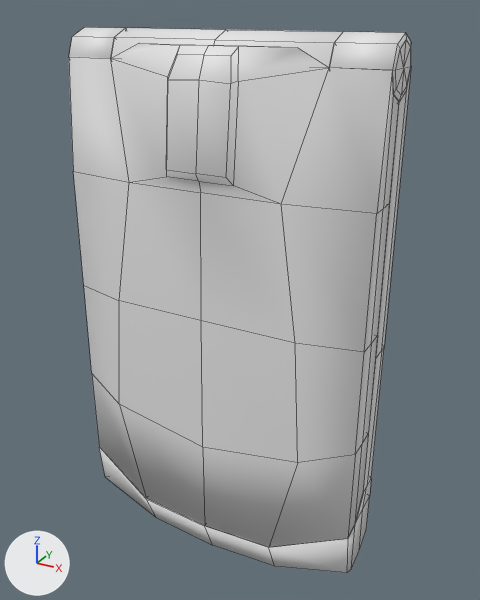
Two versions of the FBX model ProjectFlipRazr_main/Assets/3D/Models/Kimmie Reid/Flip Razor.fbx, one commit apart.
Before and after are seen from a 50 mm lens placed at (0.1002, -0.1881, 0.1869), pointed at (0.0032, -0.0117, 0.0987). Lighting does not change. The marker at lower left points along +X, +Y and +Z. Mesh edges are drawn as thin lines. Where no turn or scale is listed for an object, it has been applied to the vertices.

The first picture shows 'Flip Phone Bottom', 'Flip Phone Top'.
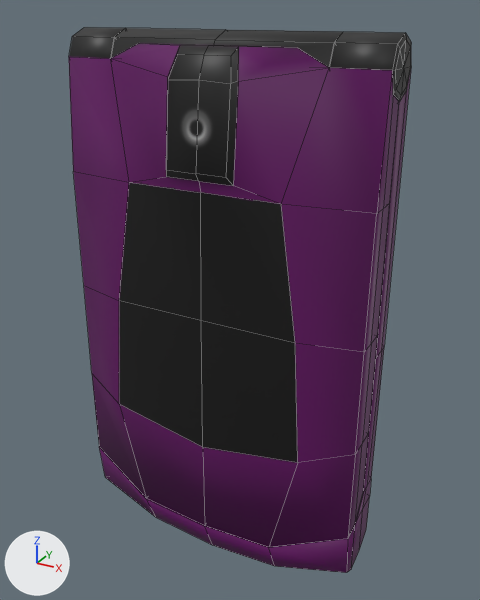
Where the newer file only moved an object's origin or applied its transform, the numbers keep the older frame.

The edits, one by one:
Picture 'Phone Texture.png' (img_phone_texture_png) is new.
Material 'Kimmie Reid Phone' (mat_kimmie_reid_phone) is new.
Its texture is img_phone_texture_png.
me_cube_043 has 134 vertices, 140 faces and spans x -0.051..0.051, y -0.032..-0.006, z 0.018..0.181.
me_cube_043 now uses material mat_kimmie_reid_phone (picture img_phone_texture_png).
me_cube_044 has 132 vertices, 146 faces and spans x -0.051..0.051, y -0.032..-0.002, z 0.002..0.181.
me_cube_044 now uses material mat_kimmie_reid_phone (picture img_phone_texture_png).

Pixel boxes (x1, y1, x2, y2) of what changed, in the pictures (480 x 600 px):
'Flip Phone Top', recoloured: (69, 28, 399, 547) in both
'Flip Phone Bottom', recoloured: (69, 27, 411, 573) in both
